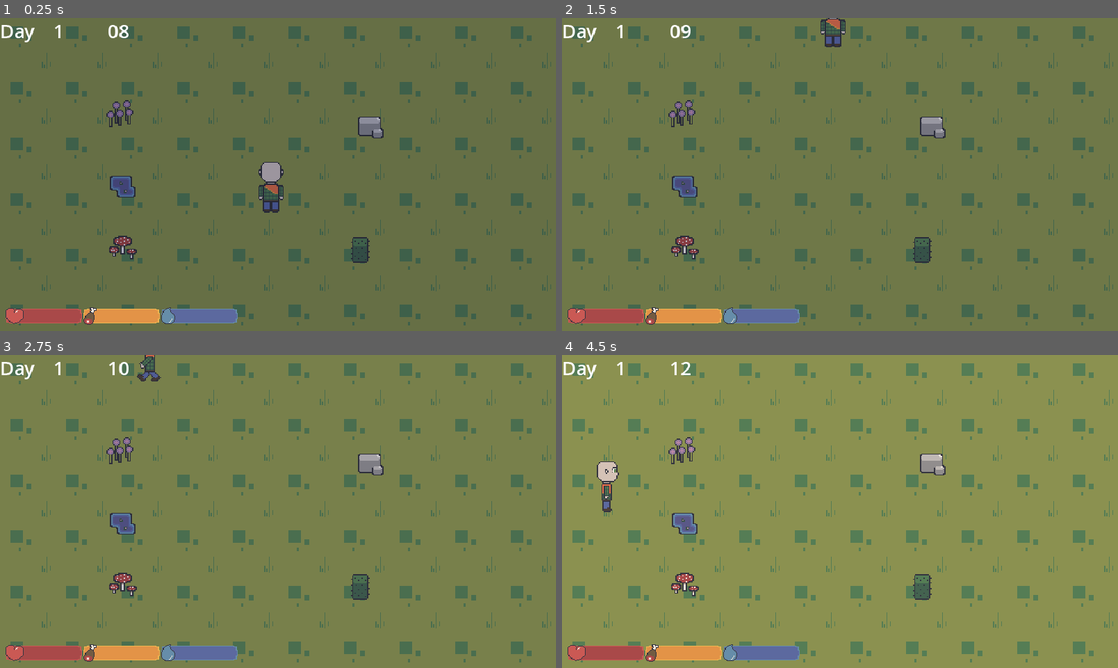
Above: before the commit, frames 1-4 (two rows, left to right).
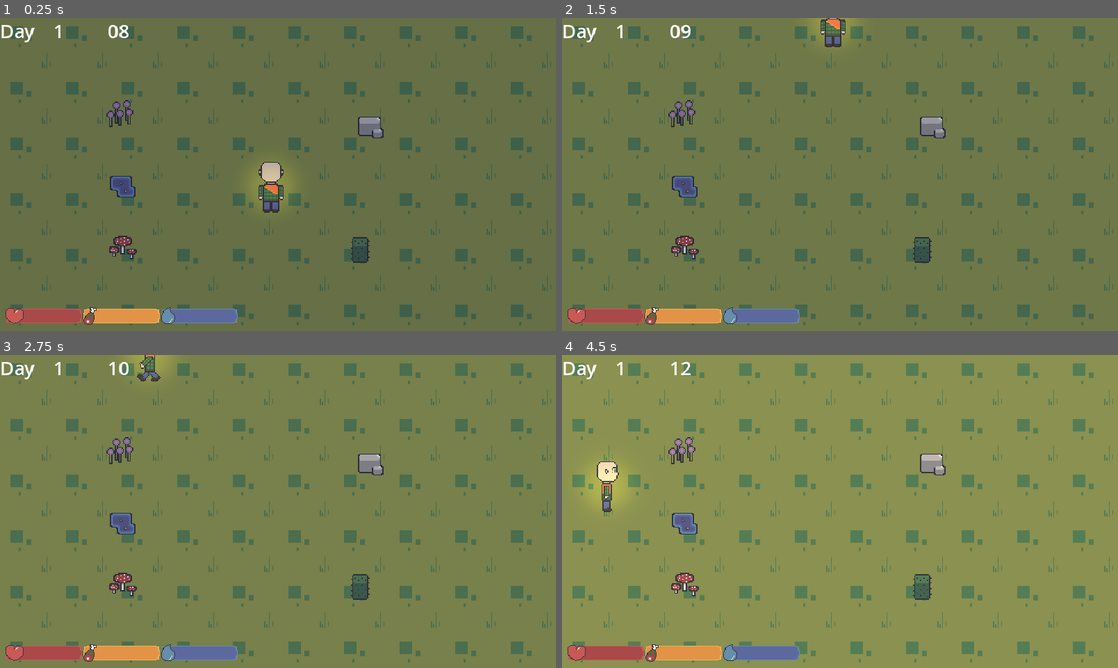
Above: after the commit, the same moments.

Repository: Eloi-RM/lamp-survival-game-project
Game: Godot game, scene res://scenes/test scenes/merge_test_scene.tscn
Same seed, same stepped clock (60 frames per second), same inputs: the game is played once before the commit and once after it. This scene is started directly instead of the project's main scene.
Inputs:
- Up to frame 1 (0.25 s): no input
- Up to frame 2 (1.5 s): tap Enter at 0.5 s; hold W (move-up) from 0.53 s (still down)
- Up to frame 3 (2.75 s): release W (move-up) at 2.03 s; hold A (move-left) from 2.03 s (still down)
- Up to frame 4 (4.5 s): release A (move-left) at 3.53 s; hold S (move-down) 3.53-4.28 s; hold D (move-right) from 4.28 s (still down)

The runs differ from the first frame. In frame 1, 0.5% of the frame differs, in the area x 45-53%, y 46-60%; in frame 2, 0.2%; in frame 3, 0.3%; in frame 4, 0.6%, in the area x 4-12%, y 34-48%.

Commit message:
added : light

Diff:
--- a/scenes/player.tscn
+++ b/scenes/player.tscn
@@ -1,7 +1,8 @@
-[gd_scene load_steps=21 format=3 uid="uid://elmgto1u4qb5"]
+[gd_scene load_steps=22 format=3 uid="uid://elmgto1u4qb5"]
 
 [ext_resource type="Script" path="res://scenes/player_movement.gd" id="1_3e4ut"]
 [ext_resource type="Texture2D" uid="uid://c7wsj7bwiwhdi" path="res://assets/sprites/myGuy_walk_sheet.png" id="2_tnhy6"]
+[ext_resource type="Texture2D" uid="uid://b0h44j7i5doko" path="res://assets/light.png" id="3_tiwi1"]
 
 [sub_resource type="AtlasTexture" id="AtlasTexture_ilfq2"]
 atlas = ExtResource("2_tnhy6")
@@ -151,5 +152,12 @@
 animation = &"walk-up"
 
 [node name="CollisionShape2D" type="CollisionShape2D" parent="."]
+visible = false
 position = Vector2(0, 1)
 shape = SubResource("CapsuleShape2D_f6jag")
+
+[node name="PointLight2D" type="PointLight2D" parent="."]
+color = Color(0.964844, 0.815265, 0.00753784, 1)
+energy = 0.3
+texture = ExtResource("3_tiwi1")
+texture_scale = 0.2
--- /dev/null
+++ b/scenes/test scenes/light_test_scene.tscn
@@ -0,0 +1,54 @@
+[gd_scene load_steps=11 format=3 uid="uid://bctis6mj8xtl7"]
+
+[ext_resource type="PackedScene" uid="uid://bx6uaqcllc82c" path="res://scenes/night_filter.tscn" id="1_s4wkk"]
+[ext_resource type="Texture2D" uid="uid://b32uqjqqej6jm" path="res://assets/grass.png" id="2_wk1x2"]
+[ext_resource type="PackedScene" uid="uid://bc3b8ju2qowd2" path="res://scenes/day_night_cycle.tscn" id="3_7h5e0"]
+[ext_resource type="Texture2D" uid="uid://b5wgucpxlp5sc" path="res://assets/HUD/status_bars_sheet.png" id="4_5wg78"]
+[ext_resource type="Texture2D" uid="uid://do8kwqs55f3fb" path="res://assets/sprites/shroom.png" id="5_vehth"]
+[ext_resource type="Texture2D" uid="uid://brh4flw4xuyud" path="res://assets/sprites/flowers.png" id="6_hjp6q"]
+[ext_resource type="Texture2D" uid="uid://dmg04v13yqvi" path="res://assets/sprites/lily_pad.png" id="7_i5bng"]
+[ext_resource type="PackedScene" uid="uid://rekoxbfb34mk" path="res://scenes/obstacle_cactus.tscn" id="8_myvl7"]
+[ext_resource type="PackedScene" uid="uid://5exr38cqq14j" path="res://scenes/obstacle_rock.tscn" id="9_bk1my"]
+[ext_resource type="PackedScene" uid="uid://elmgto1u4qb5" path="res://scenes/player.tscn" id="10_1d2q8"]
+
+[node name="mergeTestScene" type="Node2D"]
+
+[node name="NightFilter" parent="." instance=ExtResource("1_s4wkk")]
+unique_name_in_owner = true
+
+[node name="Sprite2D" type="Sprite2D" parent="."]
+texture_repeat = 2
+texture = ExtResource("2_wk1x2")
+centered = false
+region_enabled = true
+region_rect = Rect2(0, 0, 480, 270)
+
+[node name="CanvasLayer" type="CanvasLayer" parent="."]
+
+[node name="dayNightCycle" parent="CanvasLayer" instance=ExtResource("3_7h5e0")]
+
+[node name="StatusBarsSheet" type="Sprite2D" parent="CanvasLayer"]
+position = Vector2(105, 257)
+scale = Vector2(0.7, 0.7)
+texture = ExtResource("4_5wg78")
+
+[node name="Shroom" type="Sprite2D" parent="."]
+position = Vector2(106, 198)
+texture = ExtResource("5_vehth")
+
+[node name="Flowers" type="Sprite2D" parent="."]
+position = Vector2(104, 83)
+texture = ExtResource("6_hjp6q")
+
+[node name="LilyPad" type="Sprite2D" parent="."]
+position = Vector2(106, 145)
+texture = ExtResource("7_i5bng")
+
+[node name="obstacleCactus" parent="." instance=ExtResource("8_myvl7")]
+position = Vector2(311, 200)
+
+[node name="obstacleRock" parent="." instance=ExtResource("9_bk1my")]
+position = Vector2(320, 94)
+
+[node name="player" parent="." instance=ExtResource("10_1d2q8")]
+position = Vector2(234, 145)
Binary file added: assets/light.png
Not shown, added: assets/light.png.import
